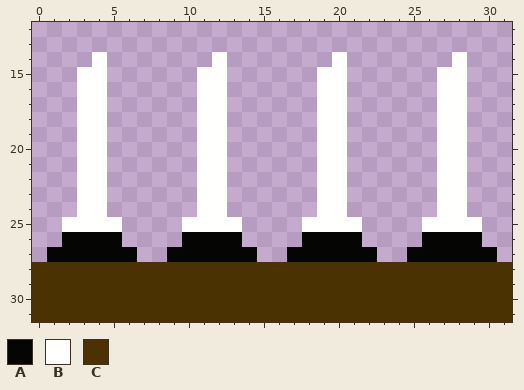
Two states of a pixel-art sprite, assets/images/Spike_Pixel.png. The picture above is the old version.
The file is 32x32 pixels. Shown: x 0..31, y 12..31.
Palette (. is transparent): A #050504  B #fffffd  C #4a3203
Pixels before, first column x 0:
14 ....B.......B.......B.......B...
15 ...BB......BB......BB......BB...
16 ...BB......BB......BB......BB...
17 ...BB......BB......BB......BB...
18 ...BB......BB......BB......BB...
19 ...BB......BB......BB......BB...
20 ...BB......BB......BB......BB...
21 ...BB......BB......BB......BB...
22 ...BB......BB......BB......BB...
23 ...BB......BB......BB......BB...
24 ...BB......BB......BB......BB...
25 ..BBBB....BBBB....BBBB....BBBB..
26 ..AAAA....AAAA....AAAA....AAAA..
27 .AAAAAA..AAAAAA..AAAAAA..AAAAAA.
28 CCCCCCCCCCCCCCCCCCCCCCCCCCCCCCCC
29 CCCCCCCCCCCCCCCCCCCCCCCCCCCCCCCC
30 CCCCCCCCCCCCCCCCCCCCCCCCCCCCCCCC
31 CCCCCCCCCCCCCCCCCCCCCCCCCCCCCCCC
Now the later version:
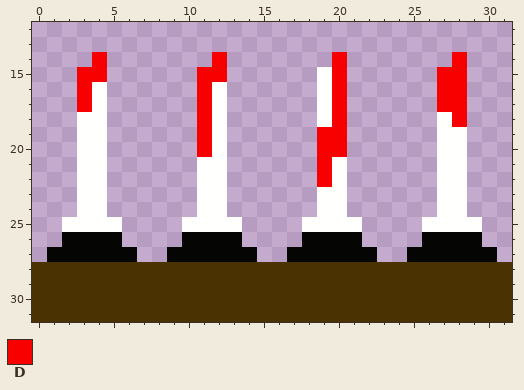
Colours new in this view: D #f80000
Change:
Colour B becomes colour D in row 14 at x 4, 12, 20 and 28; in row 15 at x 3 to 4, 11 to 12, 20 and 27 to 28; in rows 16 to 17 at x 3, 11, 20 and 27 to 28; in row 18 at x 11, 20 and 28; in rows 19 to 20 at x 11 and 19 to 20; in rows 21 to 22 at x 19.
Boxes around the changes in both pictures, in picture pixels (x1, y1, x2, y2):
changed: (77, 52, 107, 112)
changed: (197, 52, 227, 157)
changed: (317, 52, 347, 187)
changed: (437, 52, 467, 127)
